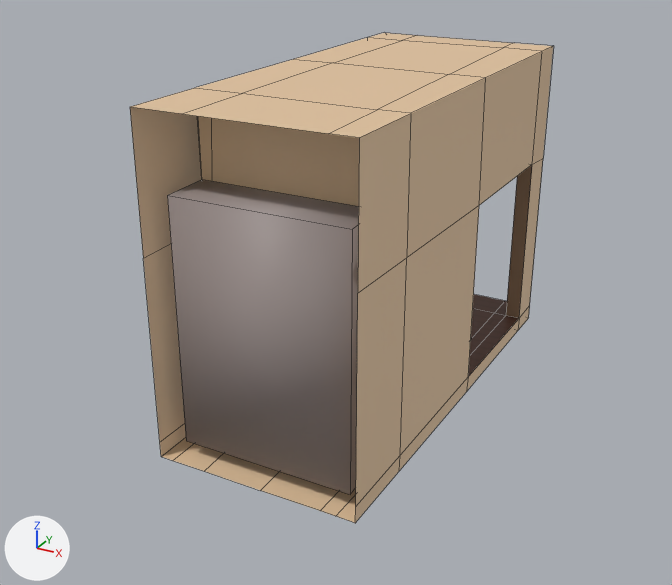
Two versions of the Blender file Assets/Art - 3D/Models/Rooms/Elevator/Elevator.blend, one commit apart.
One viewpoint serves both versions: a 50 mm camera at (4.83, -12.51, 5.78) aimed at (-0.28, -3.24, 1.14). Every picture has the same lights, and +X, +Y and +Z are marked at lower left. Mesh edges are drawn as thin lines. The same objects are shown in both versions, whatever each file hides.

Names of what the first picture shows: 'Room_Other_Elevator_Sz1'.
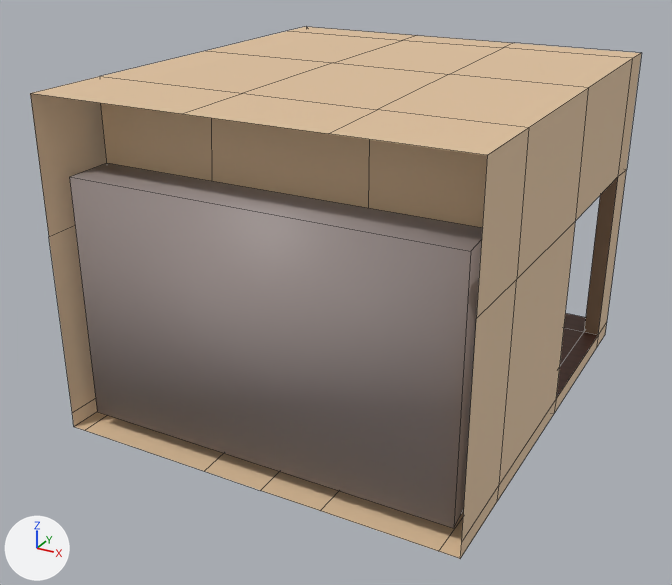
What differs and where, as boxes (x1, y1, x2, y2) in the pictures (672 x 585 px; the box of a moved part takes in the faces that stretch with it):
'Room_Other_Elevator_Sz1', reshaped (44% wider, 9% taller): before (130, 33, 554, 523); after (30, 26, 642, 559)
part 1 of me_mesh, moved or reshaped: before (130, 33, 417, 471); after (30, 26, 417, 471)
part 2 of me_mesh, moved or reshaped: before (167, 45, 554, 523); after (70, 45, 642, 559)

The change, as a list of edits to the scene's bpy script:
```text
Change me_mesh:
    where me_mesh.from_pydata(...)  # 129 vertices, 120 faces; spans x -125.0..125.0, y -20.0..380.0, z 0.0..560.0
    used by ob_room_other_elevator_sz1; location = (0.0, 0.0, 0.0); rotation_euler = (1.571, 0.0, 0.0), in degrees (90, 0, 0); scale = (0.01, 0.01, 0.01)
    me_mesh part 1: all 41 vertices in x -125.0..-101.0, y -20.0..380.0, z 0.0..560.0 are moved by (-132.0, 0.0, 0.0)
    me_mesh part 2: all 41 vertices in x 102.0..125.0, y -20.0..380.0, z 0.0..560.0 are moved by (115.0, 0.0, 0.0)
```
